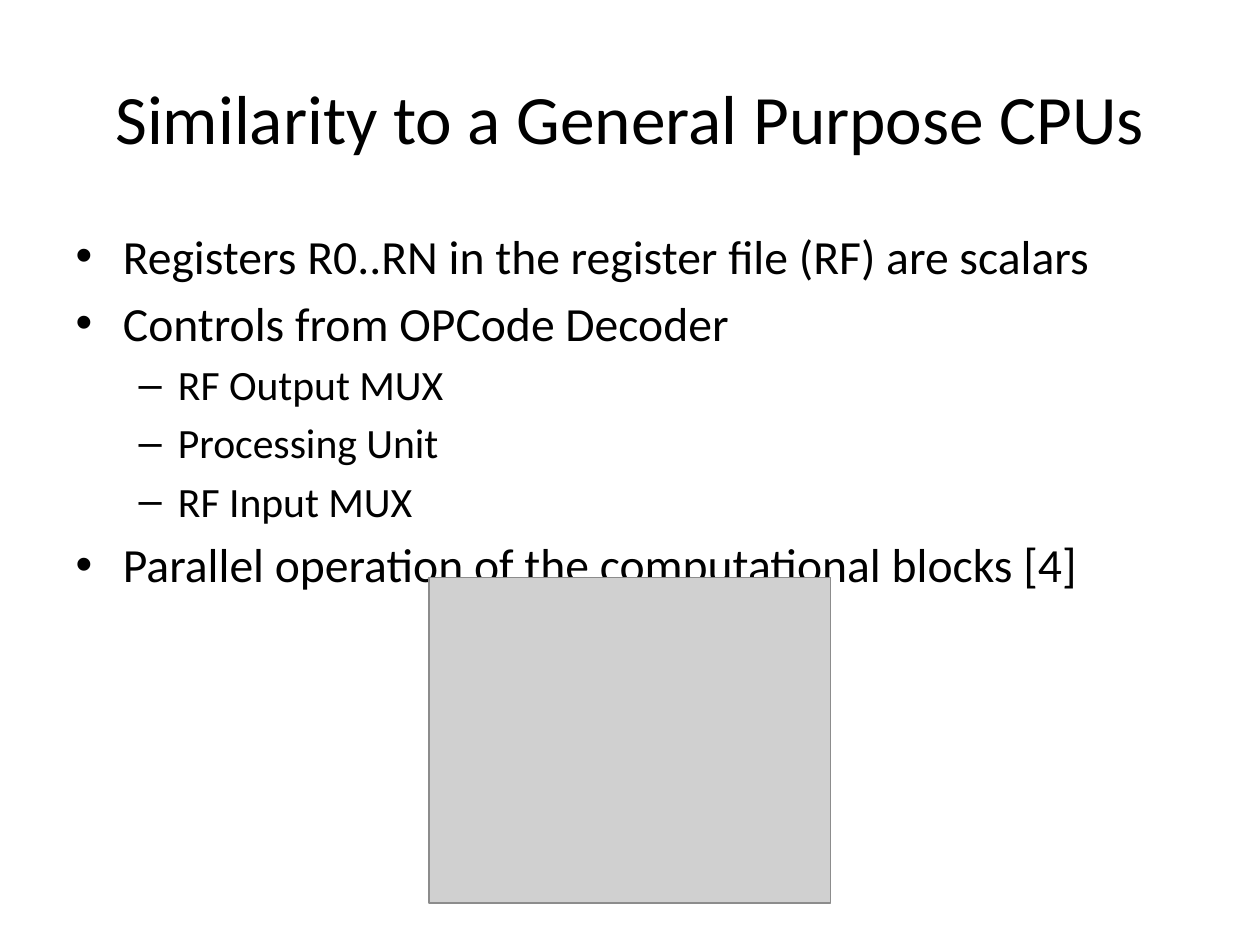
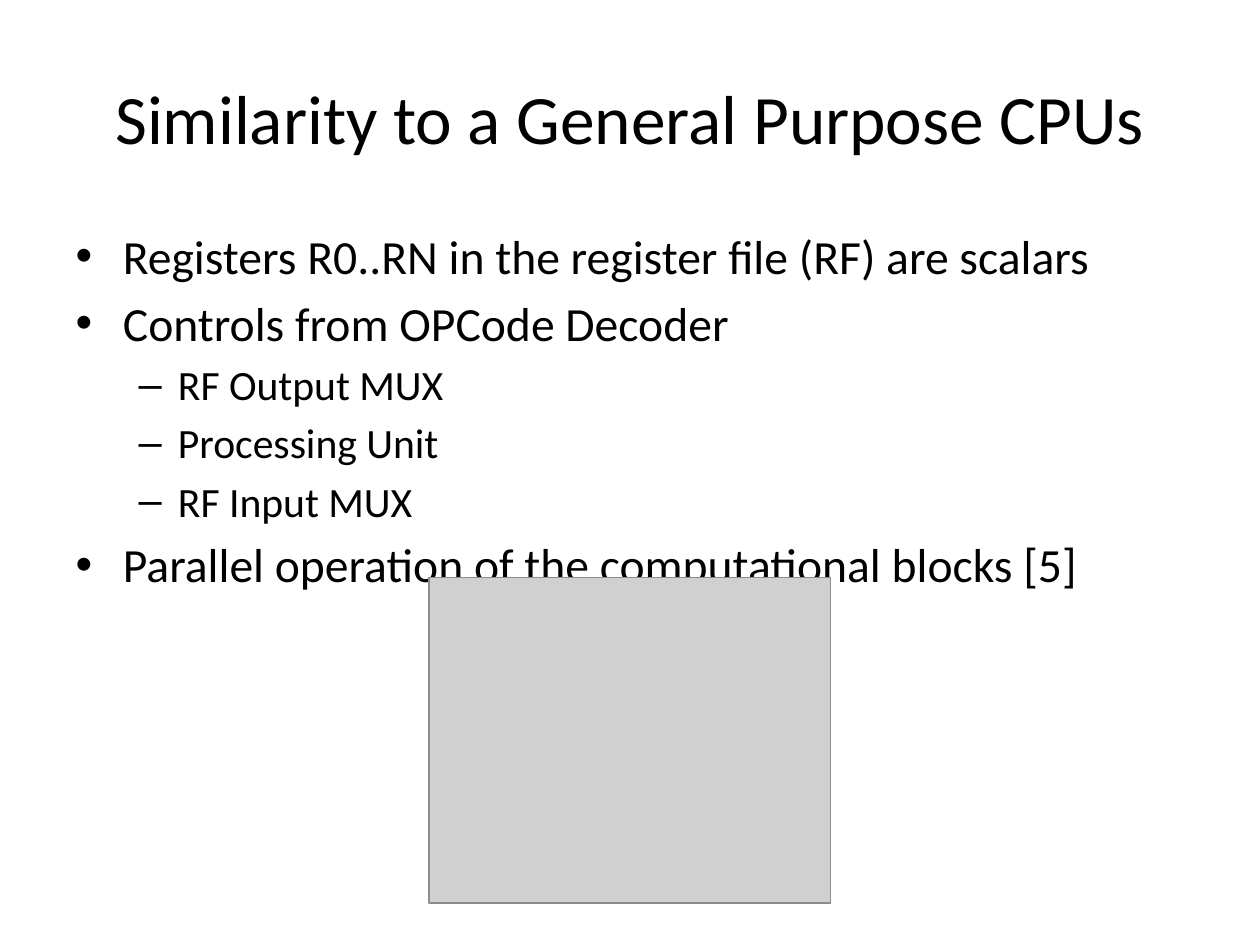
Before and after one commit to timurkelin/simsimd, a slide deck: slide 19 of doc/simsimd.pptx. Drawn at 1260x945 pixels with LibreOffice and Linux fonts; fonts in the diff are those of the drawing; grey boxes stand for pictures; background and template pictures are left out. Boxes give left, top, right and bottom in pixels: in the first picture for what was removed or moved away, otherwise in the second. Text is boxed around its words. In the diff, an @@ line names an element or a change of style, - is before the commit and + after.

```diff
--- a/doc/simsimd.pptx
+++ b/doc/simsimd.pptx
@@ text at (x1=123, y1=542, x2=1076, y2=594): text changed @@
-• Parallel operation of the computational blocks [4]
+• Parallel operation of the computational blocks [5]
```
Also in this commit, not shown: 8 other slides changed, 3 other files.
